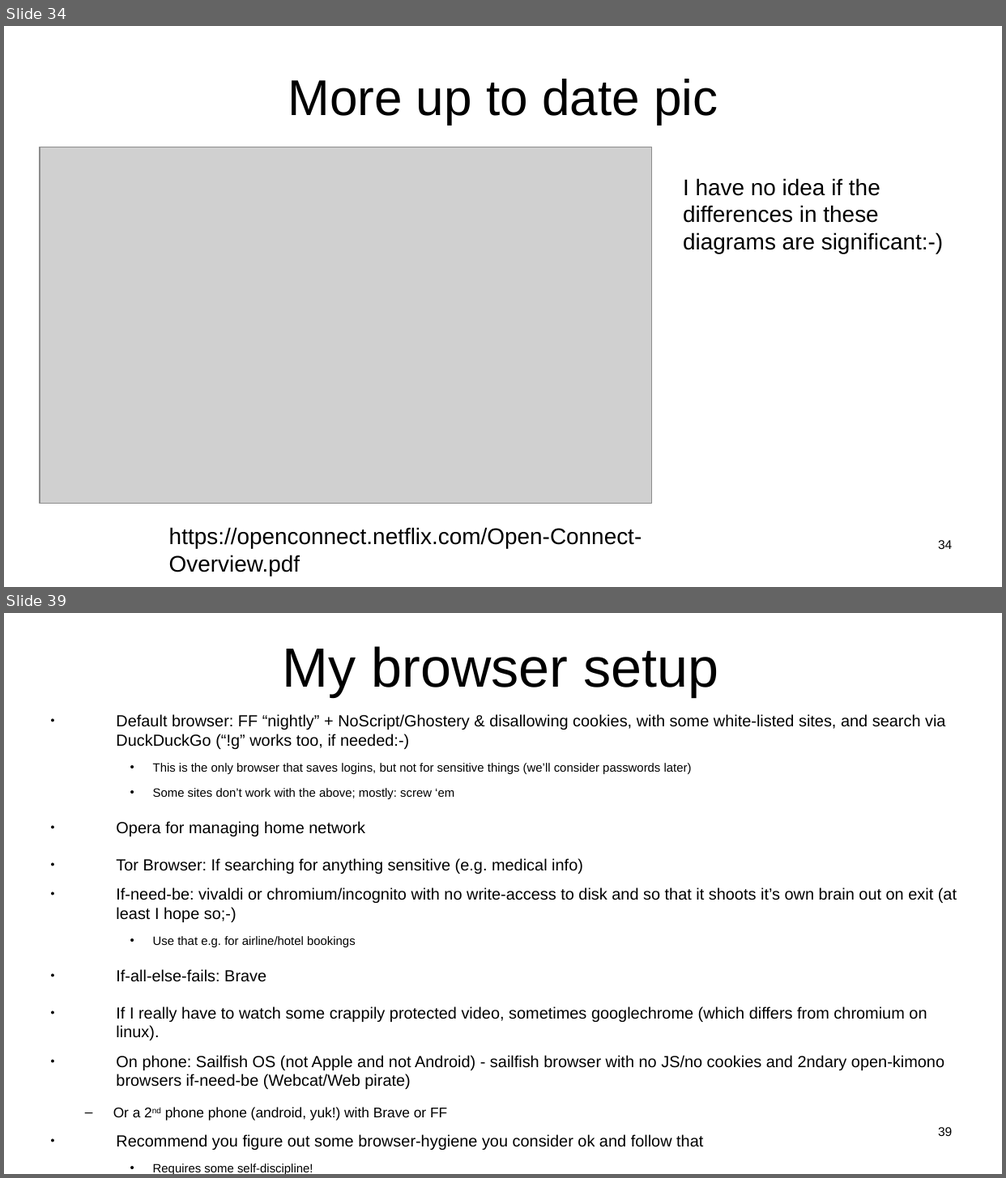
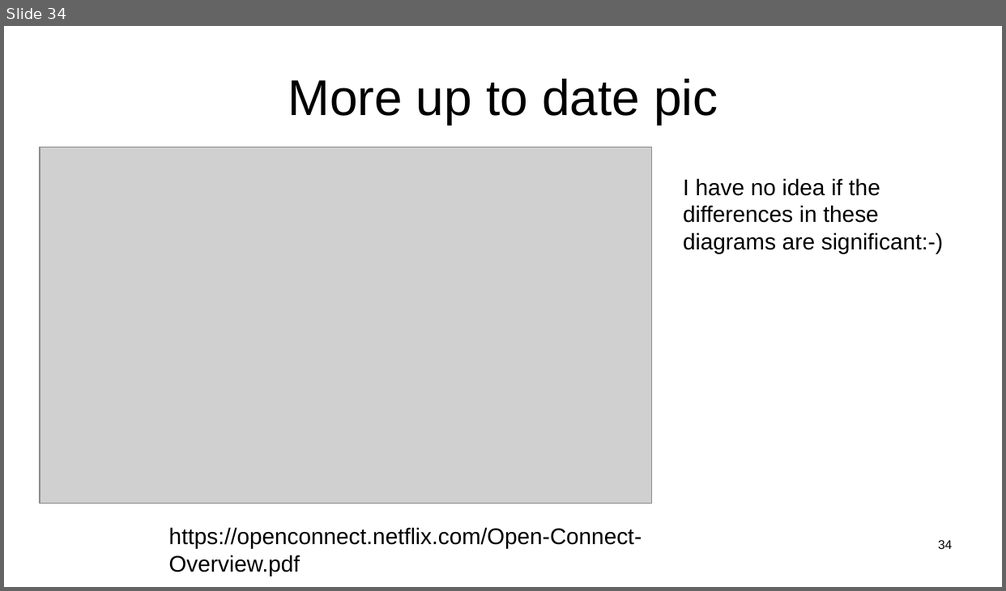
Before and after one commit to sftcd/witidtm, a slide deck: lectures/2021-2022/200-web.odp. Shown one above the other, each under a label of ours: slides 34 and 39 before the commit, slide 34 after it; the slides between them are not shown. The pictures are 1006x1178 and 1006x591 pixels, drawn with LibreOffice and Linux fonts; fonts in the diff are those of the drawing; grey boxes stand for pictures. Boxes give left, top, right and bottom in pixels: in the first picture for what was removed or moved away, otherwise in the second. Text is boxed around its words. In the diff, an @@ line names an element or a change of style, - is before the commit and + after.

```diff
--- a/lectures/2021-2022/200-web.odp
+++ b/lectures/2021-2022/200-web.odp
@@ slide 39 removed at (4,613,1002,1174), background #FFFFFF @@
@@ title removed at (283,646,718,697) @@
-My browser setup
@@ text removed at (113,714,957,1174) @@
-● Default browser: FF “nightly” + NoScript/Ghostery & disallowing cookies, with some white-listed sites, and search via DuckDuckGo (“!g” works too, if needed:-)
-    • This is the only browser that saves logins, but not for sensitive things (we’ll consider passwords later)
-    • Some sites don’t work with the above; mostly: screw ‘em
-● Opera for managing home network
-● Tor Browser: If searching for anything sensitive (e.g. medical info)
-● If-need-be: vivaldi or chromium/incognito with no write-access to disk and so that it shoots it’s own brain out on exit (at least I hope so;-)
-    • Use that e.g. for airline/hotel bookings
-● If-all-else-fails: Brave
-● If I really have to watch some crappily protected video, sometimes googlechrome (which differs from chromium on linux).
-● On phone: Sailfish OS (not Apple and not Android) - sailfish browser with no JS/no cookies and 2ndary open-kimono browsers if-need-be (Webcat/Web pirate)
-  – Or a 2nd phone phone (android, yuk!) with Brave or FF
-● Recommend you figure out some browser-hygiene you consider ok and follow that
-    • Requires some self-discipline!
-    • Be willing to help others do the same!
@@ page number removed at (938,1127,952,1136) @@
-39
```
Also in this commit, not shown: 5 other slides removed, 7 other files.
